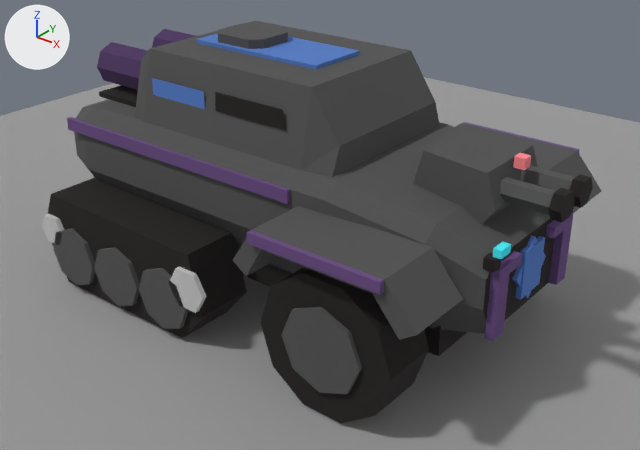
One commit to the Blender file art/models/units/razor.corrino.blend: the scene before it, then after it.
One viewpoint serves both versions: a 50 mm camera at (2.11, -2.52, 1.9) aimed at (0.14, -0.06, 0.37). Arrows for +X, +Y and +Z are at upper left; the lights stay in place. The first picture is the older version.

Objects in the first picture: '_ground', 'armor0', 'body', 'weapons0'.
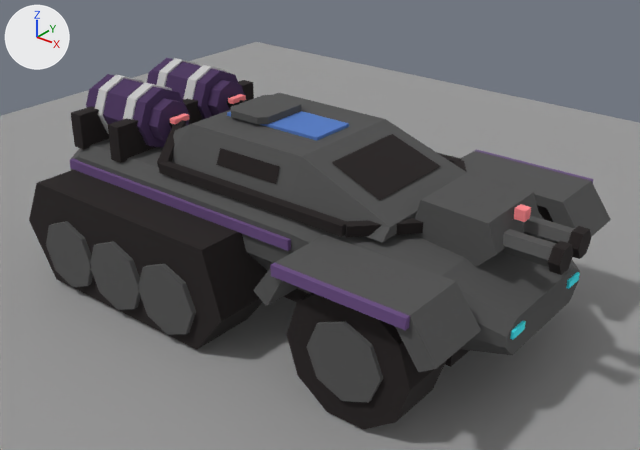
Location of each change, (x1, y1, x2, y2) in pixels of the pictures (640 x 450 px):
'armor0', reshaped (13% shorter): before (67, 21, 601, 341); after (70, 93, 611, 372)
'body', reshaped: before (42, 178, 467, 423); after (29, 170, 553, 429)
'weapons0', reshaped (11% taller): before (97, 29, 593, 224); after (71, 58, 591, 275)

The change, as a list of edits to the scene's bpy script:
```text
Add me_weapons0:
    me_weapons0.from_pydata(...)  # 330 vertices, 182 faces; spans x -1.0..1.16, y -0.4..0.4, z 0.47..0.82
    me_weapons0.materials.append(mat_palette)  # picture img_palette_png
Add me_armor0:
    me_armor0.from_pydata(...)  # 168 vertices, 102 faces; spans x -1.0..1.09, y -0.66..0.66, z 0.22..0.78
    # faces by material slot: [97, 5]
    me_armor0.materials.append(mat_palette)  # picture img_palette_png
    me_armor0.materials.append(mat_team)
Add me_body:
    me_body.from_pydata(...)  # 216 vertices, 111 faces; spans x -1.0..0.93, y -0.64..0.64, z 0.01..0.49
    me_body.materials.append(mat_palette)  # picture img_palette_png
Change ob_body:
    ob_body: bpy.data.objects.new('body', me_body_003) -> bpy.data.objects.new('body', me_body)
Change ob_armor0:
    ob_armor0: bpy.data.objects.new('armor0', me_armor0_003) -> bpy.data.objects.new('armor0', me_armor0)
Change ob_weapons0:
    ob_weapons0: bpy.data.objects.new('weapons0', me_weapons0_003) -> bpy.data.objects.new('weapons0', me_weapons0)
```
